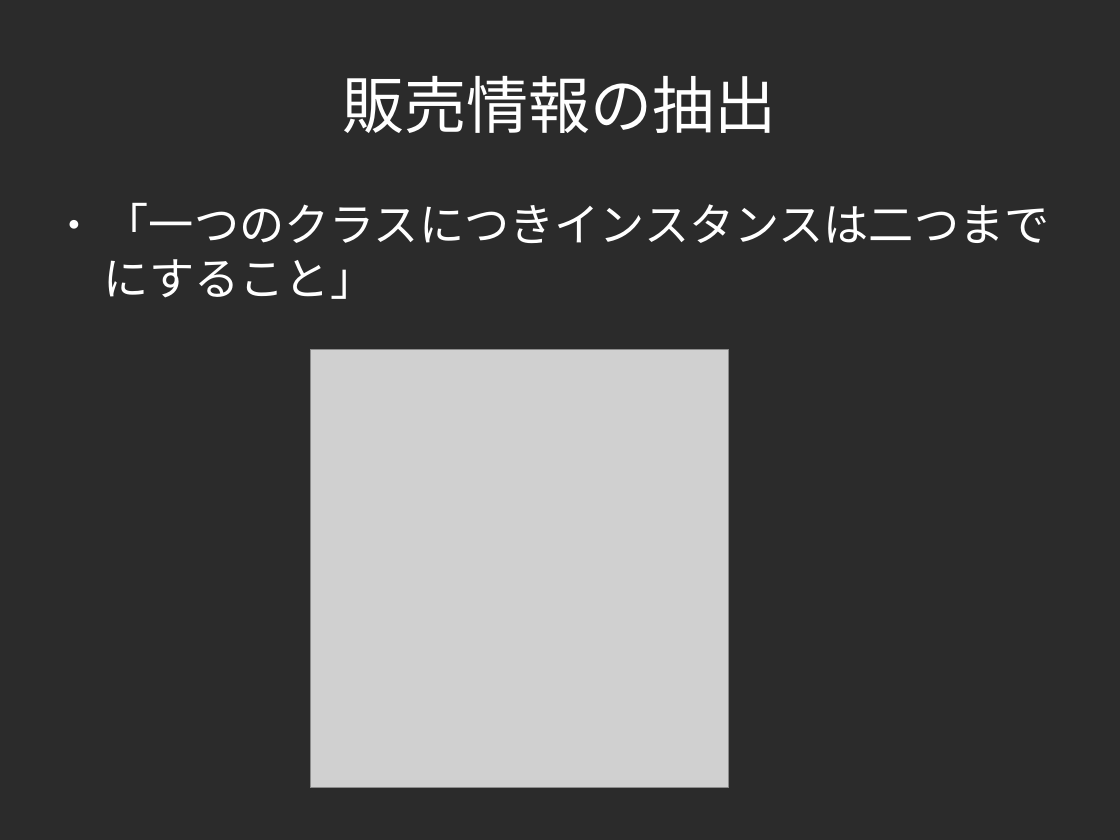
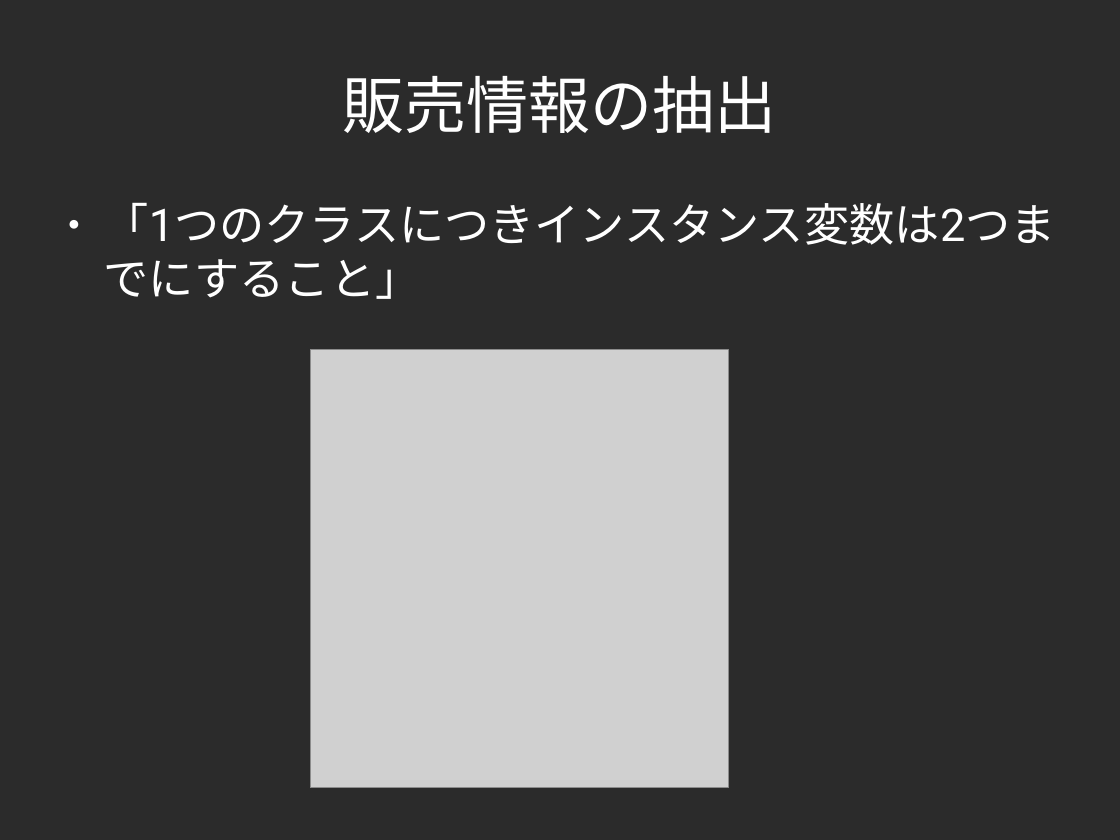
Before and after one commit to yojik/yojik-lib, a slide deck: slide 46 of 2009devsumi/oo_exercise/doc/devsum.odp. Drawn at 1120x840 pixels with LibreOffice and Linux fonts; fonts in the diff are those of the drawing; grey boxes stand for pictures; background and template pictures are left out; a plain dark background stands for a picture behind light text. Boxes give left, top, right and bottom in pixels: in the first picture for what was removed or moved away, otherwise in the second. Text is boxed around its words. In the diff, an @@ line names an element or a change of style, - is before the commit and + after.

```diff
--- a/2009devsumi/oo_exercise/doc/devsum.odp
+++ b/2009devsumi/oo_exercise/doc/devsum.odp
@@ text at (x1=104, y1=202, x2=1056, y2=299): text changed @@
-● 「一つのクラスにつきインスタンスは二つまでにすること」
+● 「1つのクラスにつきインスタンス変数は2つまでにすること」
```
Also in this commit, not shown: 29 other slides changed, 1 slide added, 5 other files.
